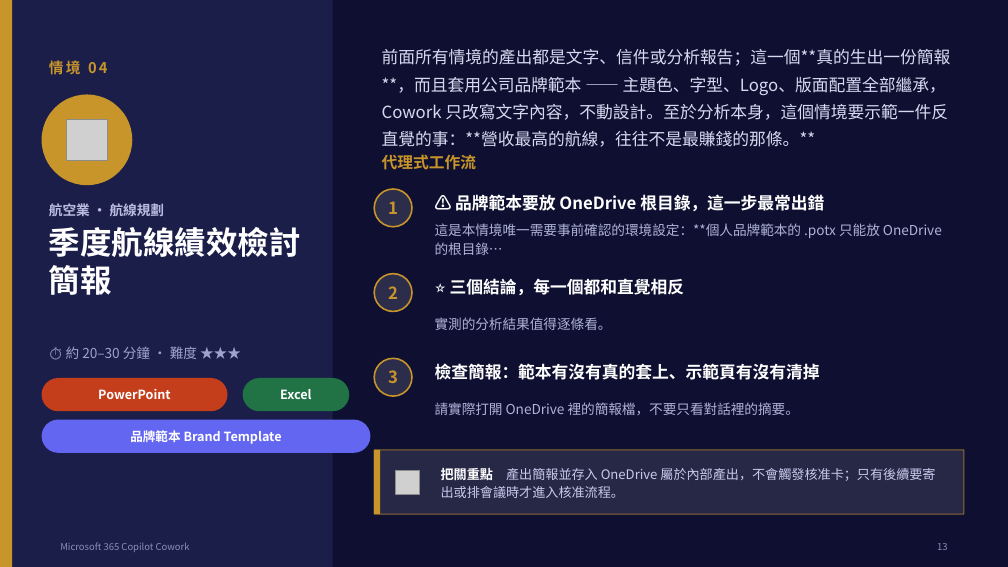
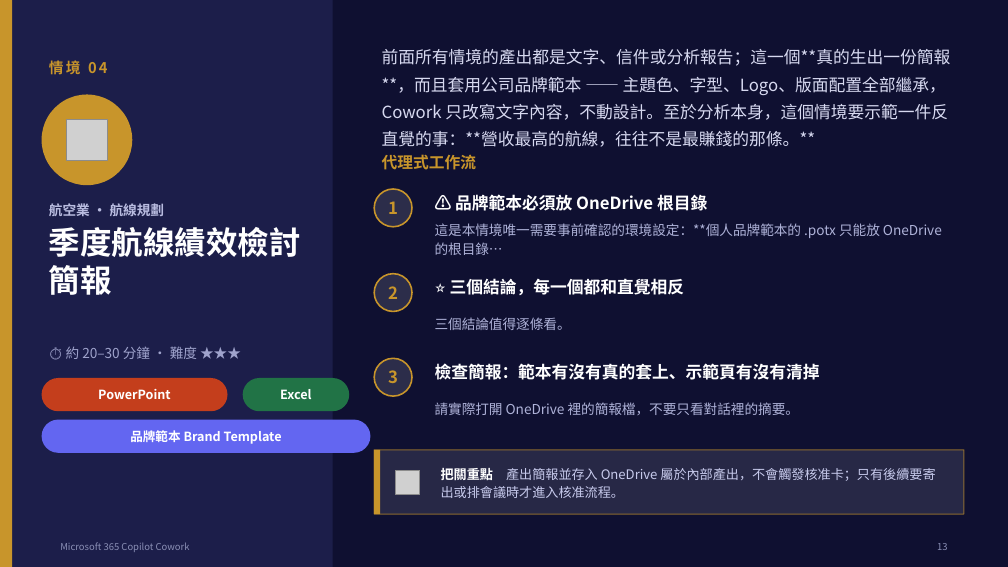
Before and after one commit to AndyHung11/Copilot-in-1mins, a slide deck: slide 14 of CoworkPlaybook/Cowork_教育訓練簡報_航空業版.pptx. Drawn at 1008x567 pixels with LibreOffice and Linux fonts; fonts in the diff are those of the drawing; grey boxes stand for pictures. Boxes give left, top, right and bottom in pixels: in the first picture for what was removed or moved away, otherwise in the second. Text is boxed around its words. In the diff, an @@ line names an element or a change of style, - is before the commit and + after.

```diff
--- a/CoworkPlaybook/Cowork_教育訓練簡報_航空業版.pptx
+++ b/CoworkPlaybook/Cowork_教育訓練簡報_航空業版.pptx
@@ text at <box>455,194,707,211</box>: text changed @@
-⚠️ 品牌範本要放 OneDrive 根目錄，這一步最常出錯
+⚠️ 品牌範本必須放 OneDrive 根目錄
@@ text at <box>435,317,571,330</box>: text changed @@
-實測的分析結果值得逐條看。
+三個結論值得逐條看。
```
Also in this commit, not shown: 4 other slides changed, 6 other files.
